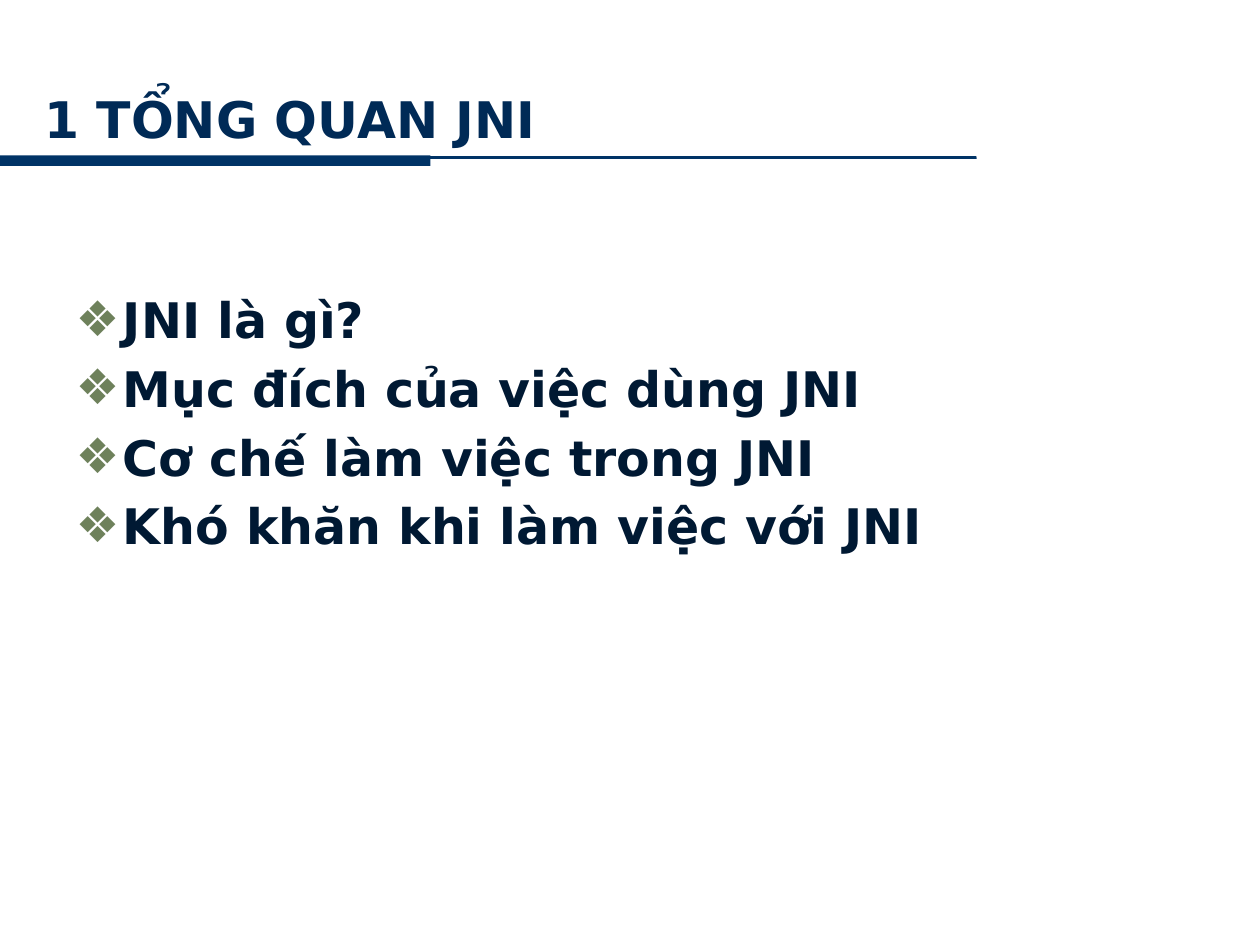
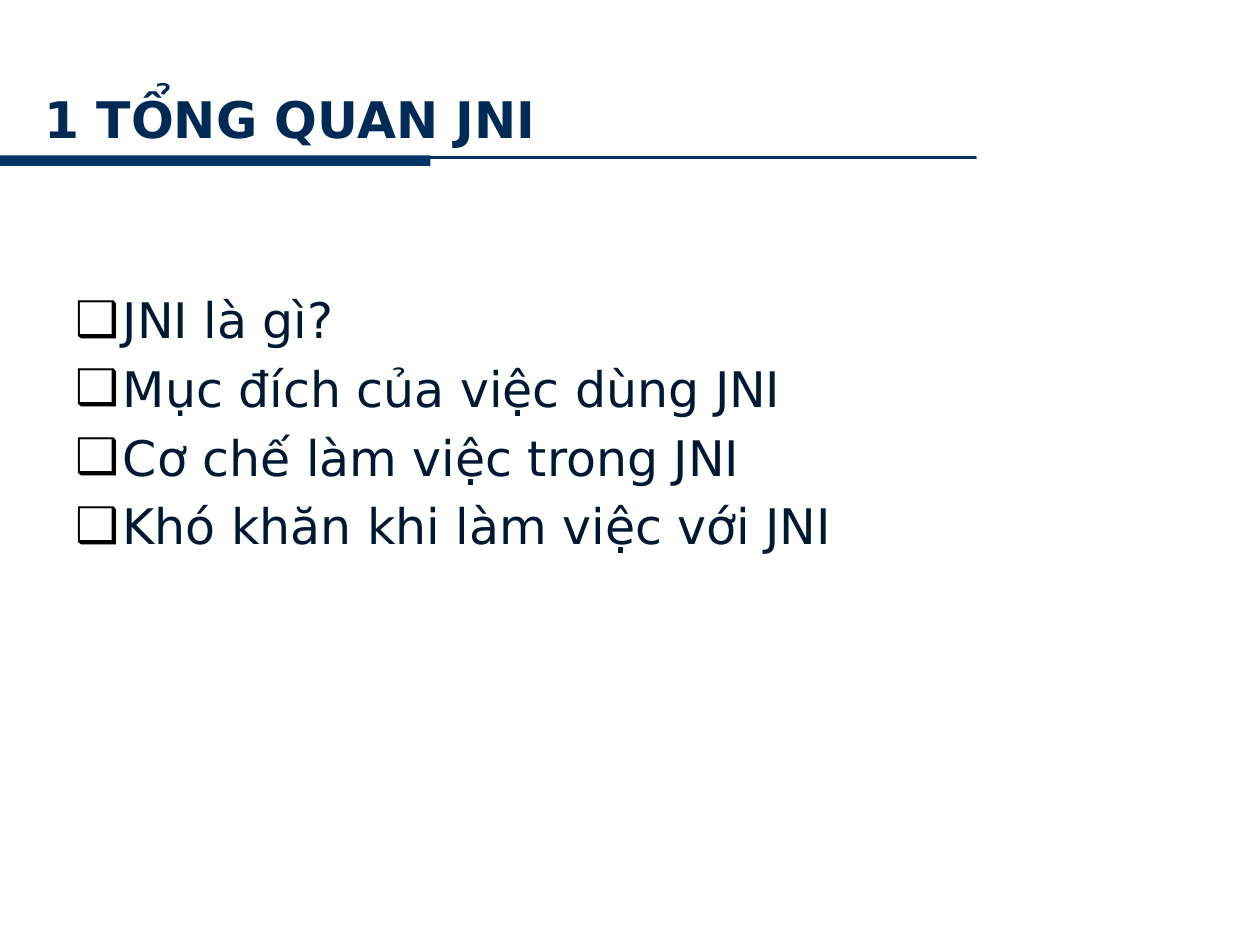
Before and after one commit to minhkhanh/UofS-Java, a slide deck: slide 3 of Seminar_JNI/Slide_00.pptx. Drawn at 1260x945 pixels with LibreOffice and Linux fonts; fonts in the diff are those of the drawing; background and template pictures are left out. Boxes give left, top, right and bottom in pixels: in the first picture for what was removed or moved away, otherwise in the second. Text is boxed around its words. In the diff, an @@ line names an element or a change of style, - is before the commit and + after.

```diff
--- a/Seminar_JNI/Slide_00.pptx
+++ b/Seminar_JNI/Slide_00.pptx
@@ text "JNI là gì?" at <box>123,298,831,554</box>: bold off; bullet ❖ to ❑; bullet colour #6E815B to #000000 @@
```
Also in this commit, not shown: 9 other slides changed, 7 slides added.
